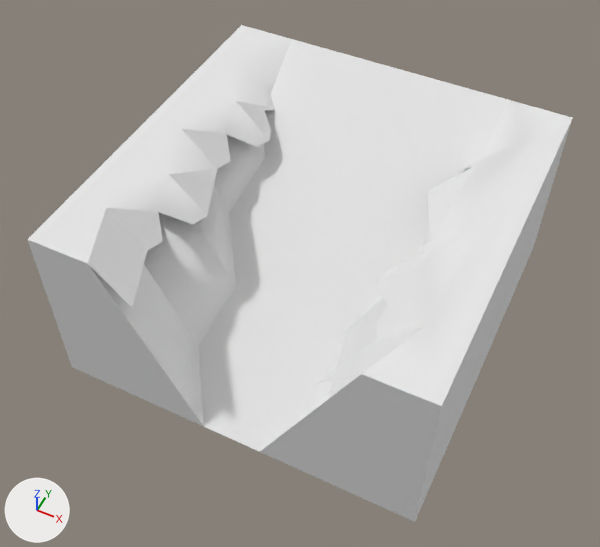
One commit to the OBJ model DynamicLab/Assets/Nature Kit/Models/OBJ format/cliff_blockSlopeHalfWalls_rock.obj: the scene before it, then after it.
Rendered twice from a 50 mm camera at (0.649, -1.407, 1.865) aimed at (-0.018, -0.074, 0.198). The axes (+X, +Y, +Z) are drawn at lower left. The lights are the same throughout. The first picture is the older version. Where no turn or scale is listed for an object, it has been applied to the vertices.

Before the edit, the objects in view are built like this:
```python
mat_dirt = principled_material('dirt')
mat_dirt.base_color = (0.8, 0.8, 0.8)  # white #e7e7e7
mat_dirt.roughness = 1.0
mat_grass = principled_material('grass')
mat_grass.base_color = (0.8, 0.8, 0.8)  # white #e7e7e7
mat_grass.roughness = 1.0
me_cliff_blockslopehalfwalls_rock = bpy.data.meshes.new('cliff_blockSlopeHalfWalls_rock')
me_cliff_blockslopehalfwalls_rock.from_pydata(...)  # 66 vertices, 106 faces; spans x -0.5..0.5, y -0.5..0.5, z 0.0..0.5
# faces by material slot: [38, 68]
me_cliff_blockslopehalfwalls_rock.materials.append(mat_dirt)  # white #e7e7e7
me_cliff_blockslopehalfwalls_rock.materials.append(mat_grass)  # white #e7e7e7
ob_cliff_blockslopehalfwalls_rock = bpy.data.objects.new('cliff_blockSlopeHalfWalls_rock', me_cliff_blockslopehalfwalls_rock)
ob_cliff_blockslopehalfwalls_rock.location = (0.0, 0.0, 0.0)
```
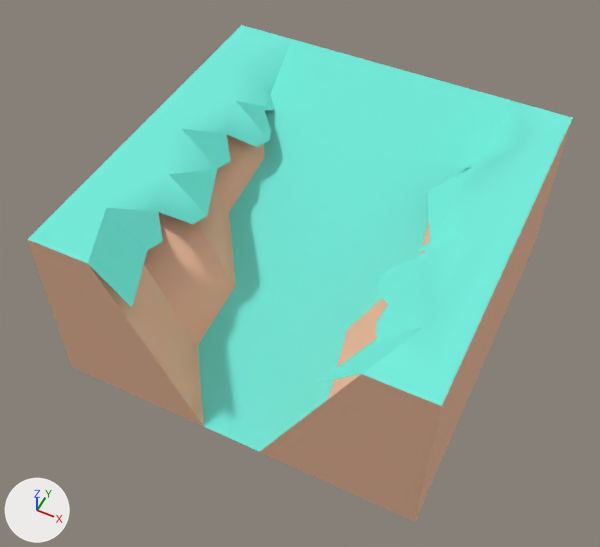
What differs and where, as boxes [x1, y1, x2, y2] in the pictures (600 x 547 px):
```json
{"object": "cliff_blockSlopeHalfWalls_rock", "change": "recoloured", "before": [27, 25, 573, 522], "after": [27, 25, 573, 522]}
```

Edits to the scene script, one JSON object a line:
```json
{"op": "set", "path": "mat_dirt.base_color", "old": "(0.8, 0.8, 0.8)", "new": "(0.886, 0.514, 0.341)", "note": "white #e7e7e7 -> beige #f2be9e"}
{"op": "set", "path": "mat_grass.base_color", "old": "(0.8, 0.8, 0.8)", "new": "(0.173, 0.847, 0.722)", "note": "white #e7e7e7 -> cyan #73eddd"}
```
